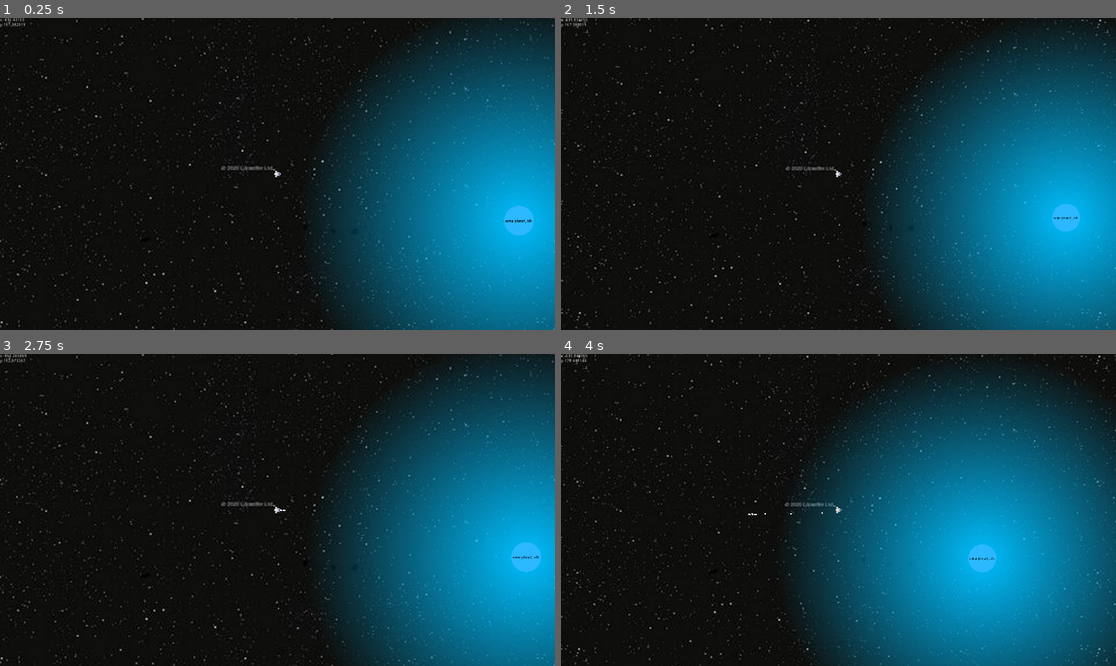
Above: before the commit, frames 1-4 (two rows, left to right).
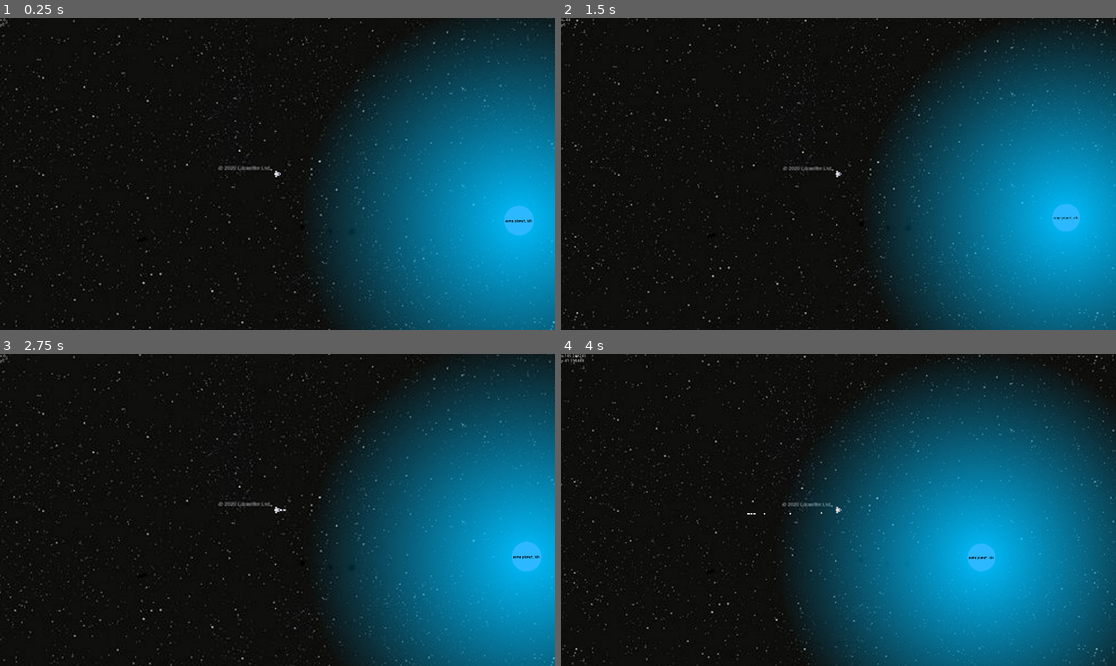
Above: after the commit, the same moments.

Repository: sadpereza/godot-physics-test
Game: Godot game, scene res://Main.tscn
Two runs of this game, one before a commit and one after it. Both use one fixed random seed, a clock stepped at 60 frames per second and the inputs below.
Inputs (mouse positions are in pixels of both pictures, inside the frame that each line leads up to):
- Up to frame 1 (0.25 s): no input
- Up to frame 2 (1.5 s): tap Enter at 0.5 s; move the mouse to (960, 158) at 0.52 s; hold D (ui_right) 0.53-1.28 s; hold Space (ui_select) 0.53-1.28 s; move the mouse to (727, 189) at 1.27 s; hold S (ui_down) from 1.28 s (still down); tap Mouse wheel up (zoom_in) at 1.35 s
- Up to frame 3 (2.75 s): tap Space (ui_select) at 1.52, 1.55, 1.82 s; move the mouse to (333, 441) at 2.02 s; release S (ui_down) at 2.03 s; hold D (ui_right) from 2.03 s (still down); hold Space (ui_select) from 2.03 s (still down); tap Mouse wheel down (zoom_out) at 2.1 s
- Up to frame 4 (4 s): move the mouse to (810, 572) at 2.77 s; release D (ui_right) at 2.78 s; release Space (ui_select) at 2.78 s; hold W (ui_up) 2.78-3.53 s; tap Space (ui_select) at 2.85, 3.02, 3.32 s; move the mouse to (1005, 556) at 3.52 s; hold A (ui_left) from 3.53 s (still down); hold Space (ui_select) from 3.53 s (still down); tap Mouse wheel up (zoom_in) at 3.6 s

The runs differ from the first frame. In frame 1, 2.4% of the frame differs, in the area x 0-100%, y 0-100%; in frame 2, 2.5%; in frame 3, 2.5%; in frame 4, 2.4%.

Commit message:
git hard

Diff:
--- a/Main.gd
+++ b/Main.gd
@@ -1,7 +1,7 @@
 extends Node
 
 func _physics_process(_delta):
-	var vel_vs_planet = $Ship.get_position() - $Planet.get_position()
+	var vel_vs_planet = $Ship.get_linear_velocity() - $Planet.get_linear_velocity()
 	$CanvasLayer/Label.set_text("x:{x}\ny{y}".format({
 		"x":vel_vs_planet.x,
 		"y":vel_vs_planet.y
--- a/Main.tscn
+++ b/Main.tscn
@@ -14,7 +14,6 @@
 [node name="ParallaxBackground" type="ParallaxBackground" parent="."]
 
 [node name="ParallaxLayer" type="ParallaxLayer" parent="ParallaxBackground"]
-position = Vector2( 10, 0 )
 motion_scale = Vector2( 0.01, 0.01 )
 motion_mirroring = Vector2( 1920, 1080 )
 
--- a/Ship.gd
+++ b/Ship.gd
@@ -16,22 +16,22 @@
 func _physics_process(_delta):
 	if Input.is_action_pressed("ui_left"):
 		linear_velocity += Vector2(\
-		cos((rotation_degrees - 90) * PI / 180) * acceleration, \
+		cos((rotation_degrees - 90) * PI / 180) * acceleration,
 		sin((rotation_degrees - 90) * PI / 180) * acceleration)
 	if Input.is_action_pressed("ui_right"):
 		linear_velocity += Vector2(\
-		cos((rotation_degrees + 90) * PI / 180) * acceleration, \
+		cos((rotation_degrees + 90) * PI / 180) * acceleration,
 		sin((rotation_degrees + 90) * PI / 180) * acceleration)
 	if Input.is_action_pressed("ui_up"):
 		linear_velocity += Vector2(\
-		cos(rotation_degrees * PI / 180) * acceleration * 4, \
+		cos(rotation_degrees * PI / 180) * acceleration * 4,
 		sin(rotation_degrees * PI / 180) * acceleration * 4)
 	if Input.is_action_pressed("ui_down"):
 		linear_velocity -= Vector2(\
-		cos(rotation_degrees * PI / 180) * acceleration, \
+		cos(rotation_degrees * PI / 180) * acceleration,
 		sin(rotation_degrees * PI / 180) * acceleration)
 	if Input.is_action_pressed("ui_select"):
-		if linear_velocity.length() > acceleration:
+		if linear_velocity.length() > acceleration * 2:
 			linear_velocity.x -= linear_velocity.normalized().x * acceleration * 4
 			linear_velocity.y -= linear_velocity.normalized().y * acceleration * 4
 			# horrible, horrible, code
